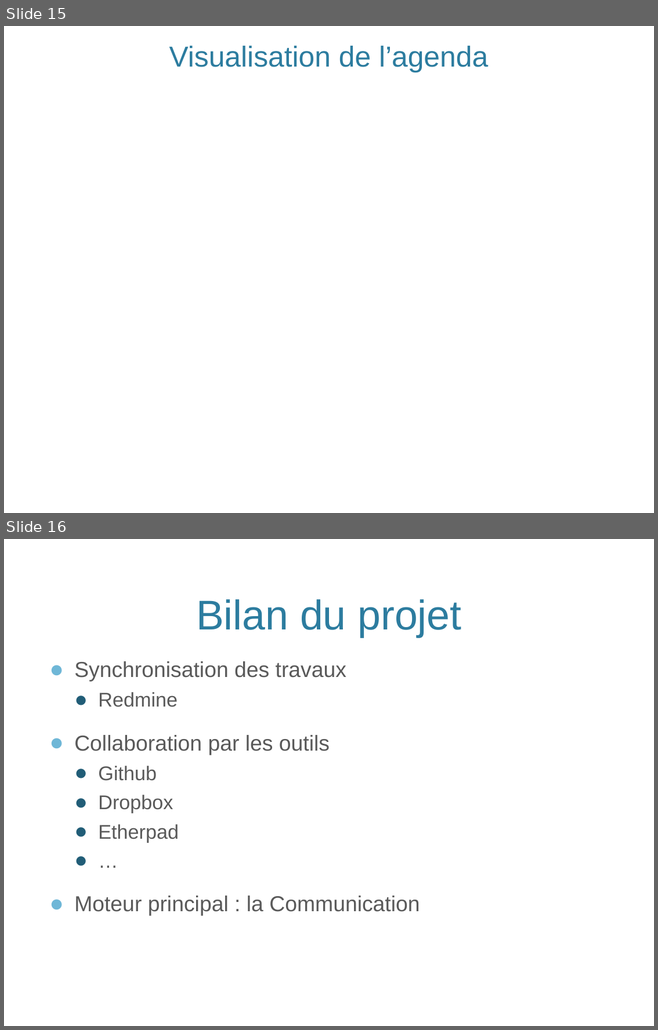
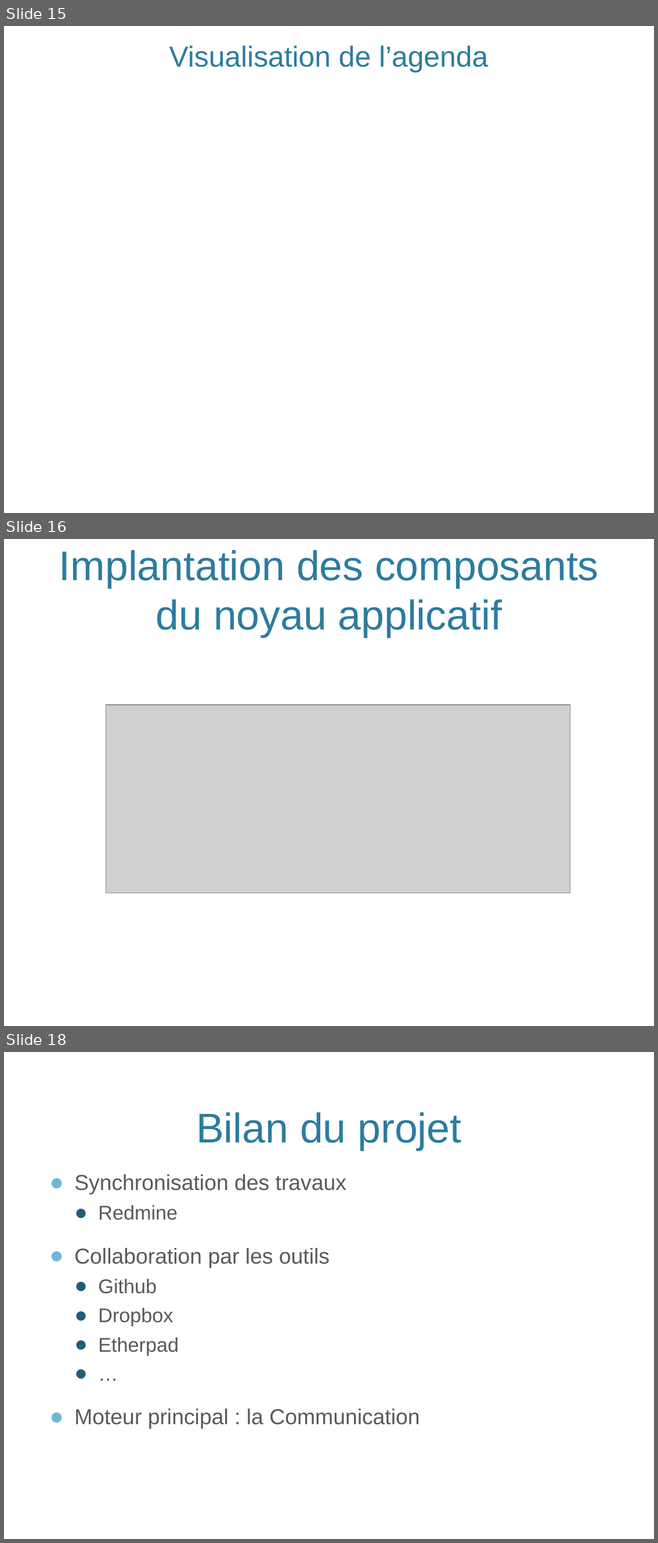
Before and after one commit to hexanome/soa, a slide deck: presentationSISOA.pptx. Shown one above the other, each under a label of ours: slides 15 and 16 before the commit, slides 15, 16 and 18 after it; the slides between them are not shown. The pictures are 658x1030 and 658x1543 pixels, drawn with LibreOffice and Linux fonts; fonts in the diff are those of the drawing; grey boxes stand for pictures; background and template pictures are left out. Boxes give left, top, right and bottom in pixels: in the first picture for what was removed or moved away, otherwise in the second. Text is boxed around its words. In the diff, an @@ line names an element or a change of style, - is before the commit and + after.

```diff
--- a/presentationSISOA.pptx
+++ b/presentationSISOA.pptx
@@ slide 16 added at bbox=[4, 539, 654, 1026], background picture (left out) @@
@@ title added at bbox=[59, 550, 598, 638], 46 pt, text #2C7C9F @@
+Implantation des composants du noyau applicatif
@@ picture added at bbox=[106, 705, 570, 893] @@
@@ page number added at bbox=[565, 984, 636, 1011], 36 pt, text #FFFFFF @@
+16
@@ what was slide 16 is now slide 18 @@
```
Also in this commit, not shown: 1 other slide added.
